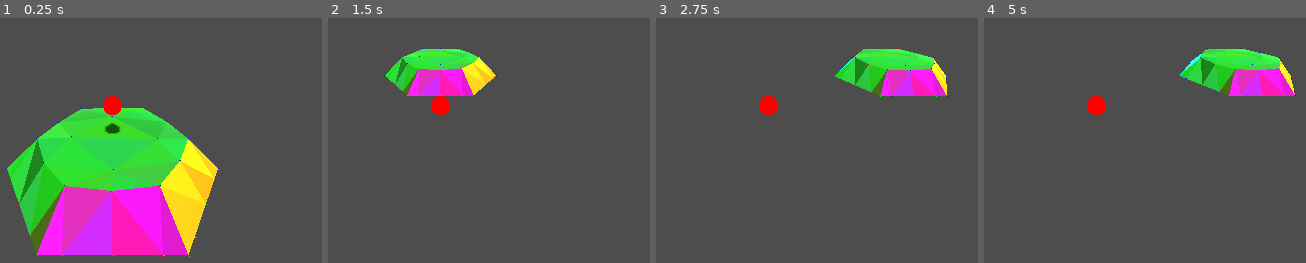
Above: before the commit, frames 1-4 (left to right).
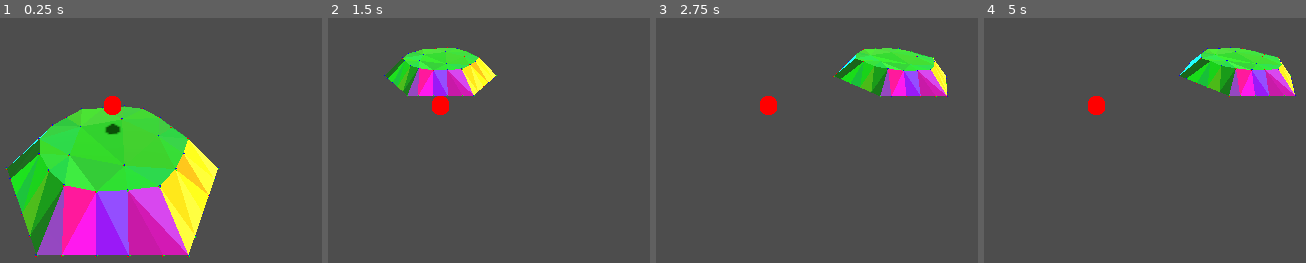
Above: after the commit, the same moments.

Repository: vincentwoelfer/hex
Game: Godot game, scene res://scenes/TestScene.tscn
Same seed, same stepped clock (60 frames per second), same inputs: the game is played once before the commit and once after it.
Inputs (mouse positions are in pixels of both pictures, inside the frame that each line leads up to):
- Up to frame 1 (0.25 s): no input
- Up to frame 2 (1.5 s): tap Enter at 0.5 s; move the mouse to (617, 84) at 0.52 s; hold S (move_cam_backward) 0.53-1.28 s; move the mouse to (outside the picture) at 1.27 s; tap W (move_cam_forward) at 1.35 s
- Up to frame 3 (2.75 s): move the mouse to (outside the picture) at 2.02 s; hold A (move_cam_left) from 2.03 s (still down)
- Up to frame 4 (5 s): move the mouse to (1058, 194) at 2.77 s; release A (move_cam_left) at 2.78 s; tap D (move_cam_right) at 2.85 s; move the mouse to (outside the picture) at 3.52 s; hold Q (rotate_cam_left) 3.53-4.28 s; move the mouse to (outside the picture) at 4.27 s; tap E (rotate_cam_right) at 4.35 s

The runs differ from the first frame. In frame 1, 20% of the frame differs, in the area x 1-69%, y 35-98%; in frame 2, 3.7%; in frame 3, 3.7%; in frame 4, 3.8%.

Commit message:
Disable smooth groups

Diff:
--- a/scenes/TestScene.tscn
+++ b/scenes/TestScene.tscn
@@ -32,5 +32,5 @@
 height = 1.0
 transition_height_factor = 0.5
 core_circle_smooth_strength = 0.5
-extra_verts_per_side = 1
-extra_verts_per_center = 4
+extra_verts_per_side = 2
+extra_verts_per_center = 5
--- a/src/HexGeometry.gd
+++ b/src/HexGeometry.gd
@@ -54,15 +54,15 @@
 
 	# Adjust height of inner ring
 	for i in range(verts_inner.size()):
-		var h_var := HexConst.height * 0.05
-		verts_inner[i].y += clamp(randfn(0.0, HexConst.height * h_var), HexConst.height * -h_var, HexConst.height * h_var)
+		var h_var := 0.05
+		verts_inner[i].y += clamp(randfn(0.0, h_var), -h_var, h_var)
 		verts_inner[i] += Utility.randCircularOffset(HexConst.inner_radius * 0.04)
 
 	# Adjust center vertices
 	for i in range(verts_center.size()):
-		var h_var := HexConst.height * 0.06
-		verts_center[i].y += clamp(randfn(0.0, HexConst.height * h_var), HexConst.height * -h_var, HexConst.height * h_var)
-		verts_center[i] += Utility.randCircularOffset(HexConst.inner_radius * 0.05)
+		var h_var := 0.07
+		verts_center[i].y += clamp(randfn(0.0, h_var), -h_var, h_var)
+		verts_center[i] += Utility.randCircularOffset(HexConst.inner_radius * 0.1)
 
 	# Adjust height of outer vertices according do adjacent tiles
 	# We do this per corner!
@@ -121,6 +121,7 @@
 				triangles.append(Triangle.new(verts_inner[i % size_inner], verts_outer[j % size_outer], verts_outer[(j + 1) % size_outer], Utility.randColorVariation(col)))
 				j += 1
 
+
 func generateCenterPoints(num: int) -> Array[Vector3]:
 	var points: Array[Vector3] = []
 
--- a/src/Triangle.gd
+++ b/src/Triangle.gd
@@ -31,6 +31,9 @@
 
 func addToSurfaceTool(st: SurfaceTool) -> void:
     st.set_color(color)
+    st.set_smooth_group(-1)
     st.add_vertex(a)
+    st.set_smooth_group(-1)
     st.add_vertex(b)
+    st.set_smooth_group(-1)
     st.add_vertex(c)
